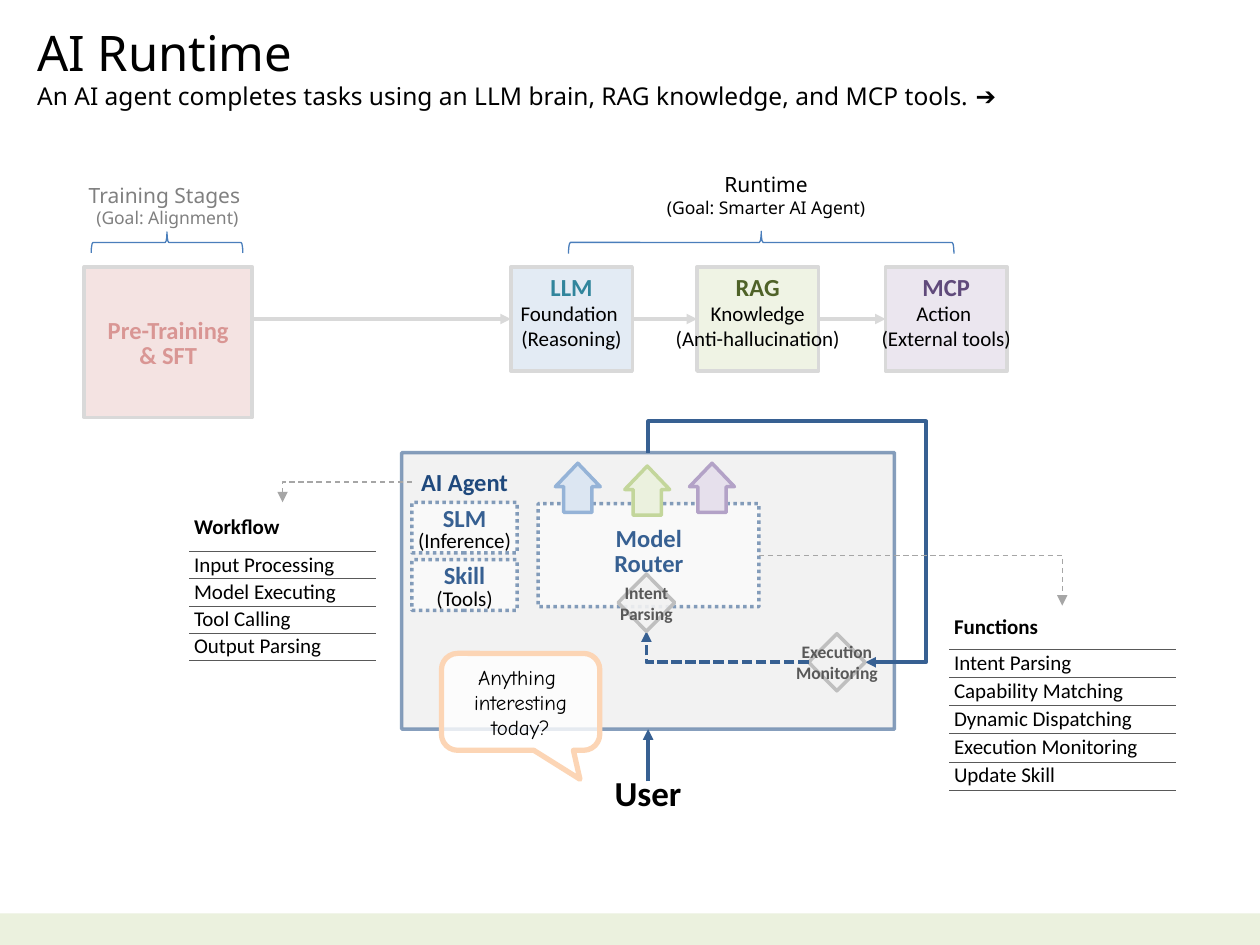
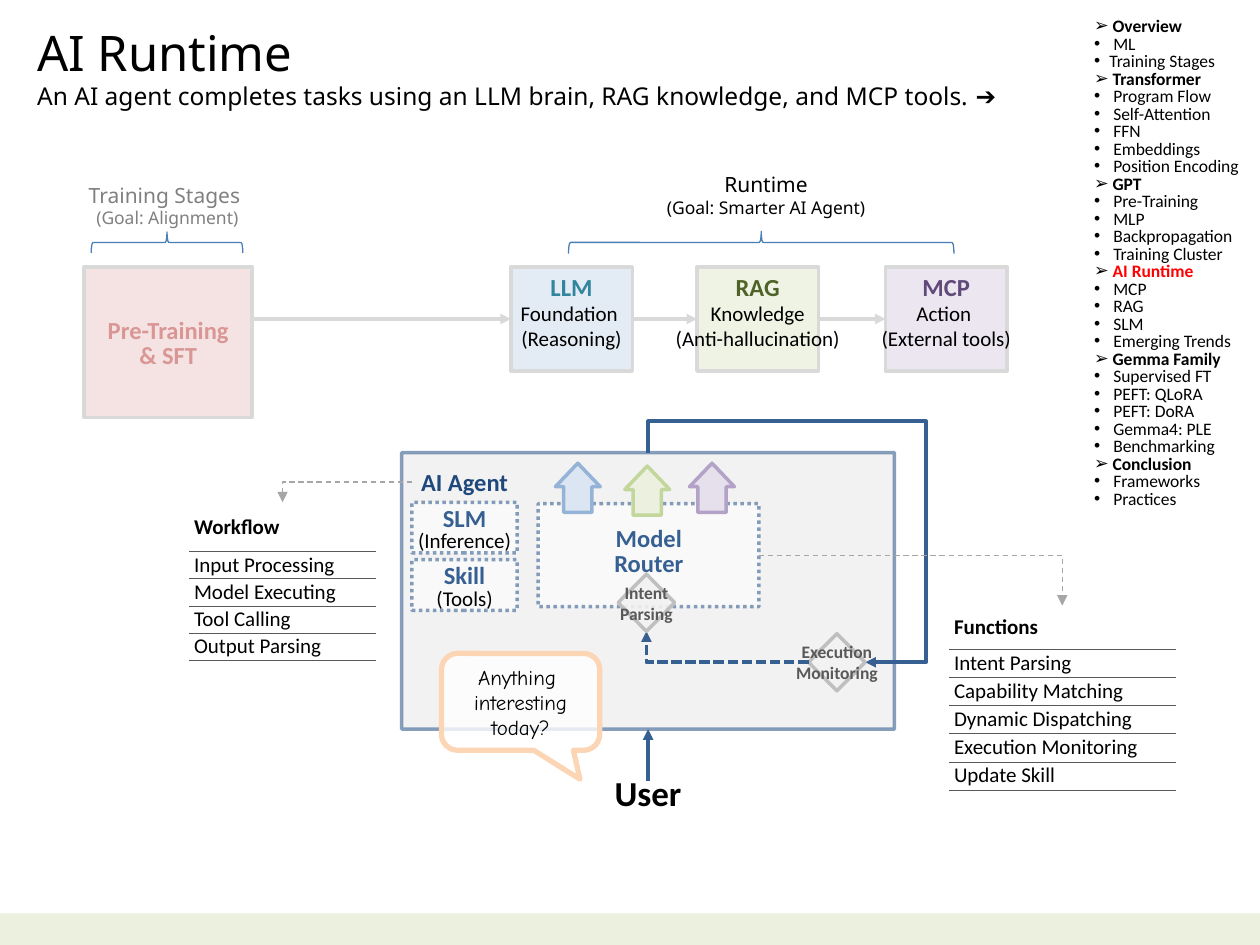
Before and after one commit to navibator/crazy-ai, a slide deck: slide 3 of ai-gemma.pptx. Drawn at 1260x945 pixels with LibreOffice and Linux fonts; fonts in the diff are those of the drawing. Boxes give left, top, right and bottom in pixels: in the first picture for what was removed or moved away, otherwise in the second. Text is boxed around its words. In the diff, an @@ line names an element or a change of style, - is before the commit and + after.

Commit message:
transformer and map

```diff
--- a/ai-gemma.pptx
+++ b/ai-gemma.pptx
@@ text added at <box>1109,19,1239,505</box>, 10 pt, text #000000 @@
+➢ Overview
+      • ML
+    • Training Stages
+➢ Transformer
+    • Program Flow
+    • Self-Attention
+    • FFN
+    • Embeddings
+    • Position Encoding
+➢ GPT
+    • Pre-Training
+    • MLP
+    • Backpropagation
+    • Training Cluster
+➢ AI Runtime
+    • MCP
+    • RAG
+    • SLM
+    • Emerging Trends
+➢ Gemma Family
+    • Supervised FT
+    • PEFT: QLoRA
+    • PEFT: DoRA
+    • Gemma4: PLE
+    • Benchmarking
+➢ Conclusion
+    • Frameworks
+    • Practices
```
Also in this commit, not shown: 1 other file.
